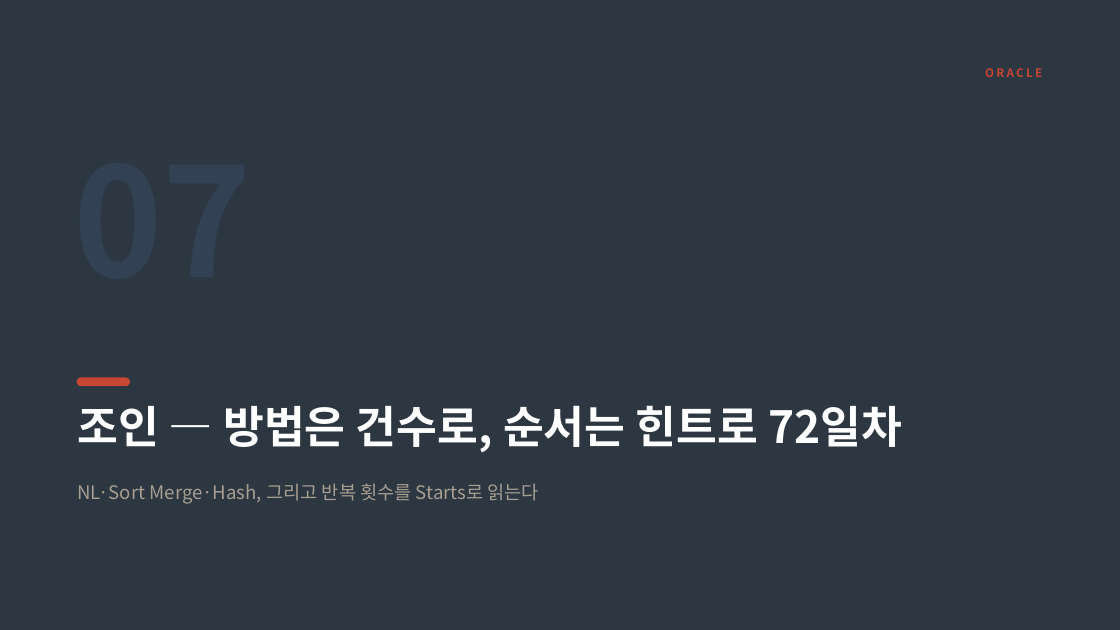
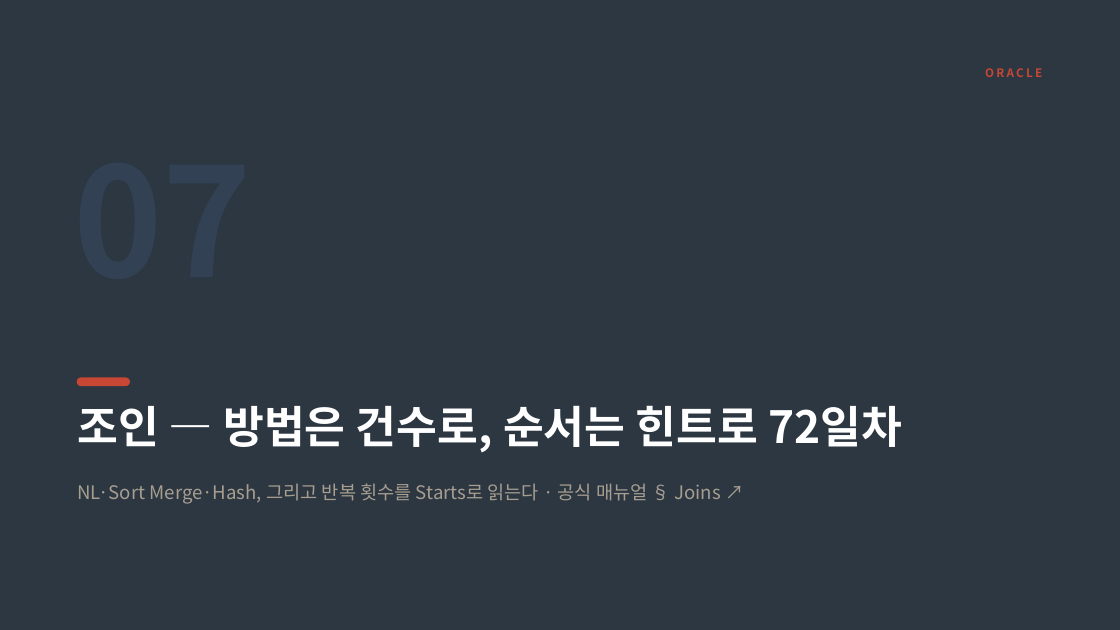
Before and after one commit to jokwangwon/ora-ppt-gen, a slide deck: slide 81 of files/sql_tuning.pptx. Drawn at 1120x630 pixels with LibreOffice and Linux fonts; fonts in the diff are those of the drawing. Boxes give left, top, right and bottom in pixels: in the first picture for what was removed or moved away, otherwise in the second. Text is boxed around its words. In the diff, an @@ line names an element or a change of style, - is before the commit and + after.

```diff
--- a/files/sql_tuning.pptx
+++ b/files/sql_tuning.pptx
@@ text at (77,483,721,504): text changed @@
-NL·Sort Merge·Hash, 그리고 반복 횟수를 Starts로 읽는다
+NL·Sort Merge·Hash, 그리고 반복 횟수를 Starts로 읽는다 · 공식 매뉴얼 § Joins ↗
```
Also in this commit, not shown: 6 other slides changed, 13 slides added, 11 other files.
